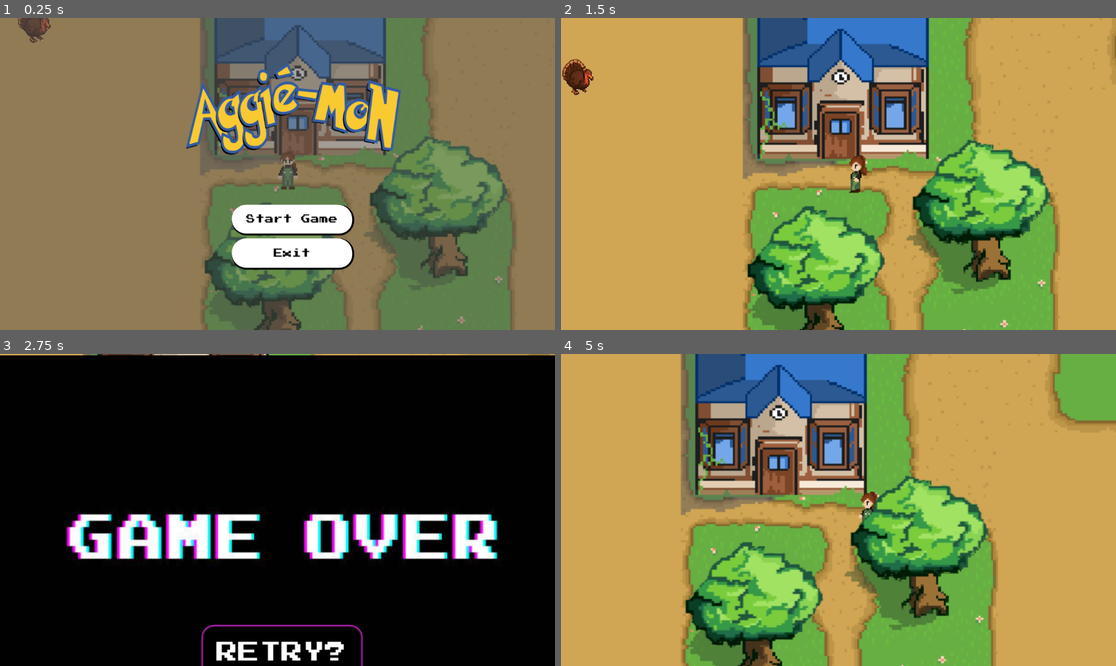
Above: before the commit, frames 1-4 (two rows, left to right).
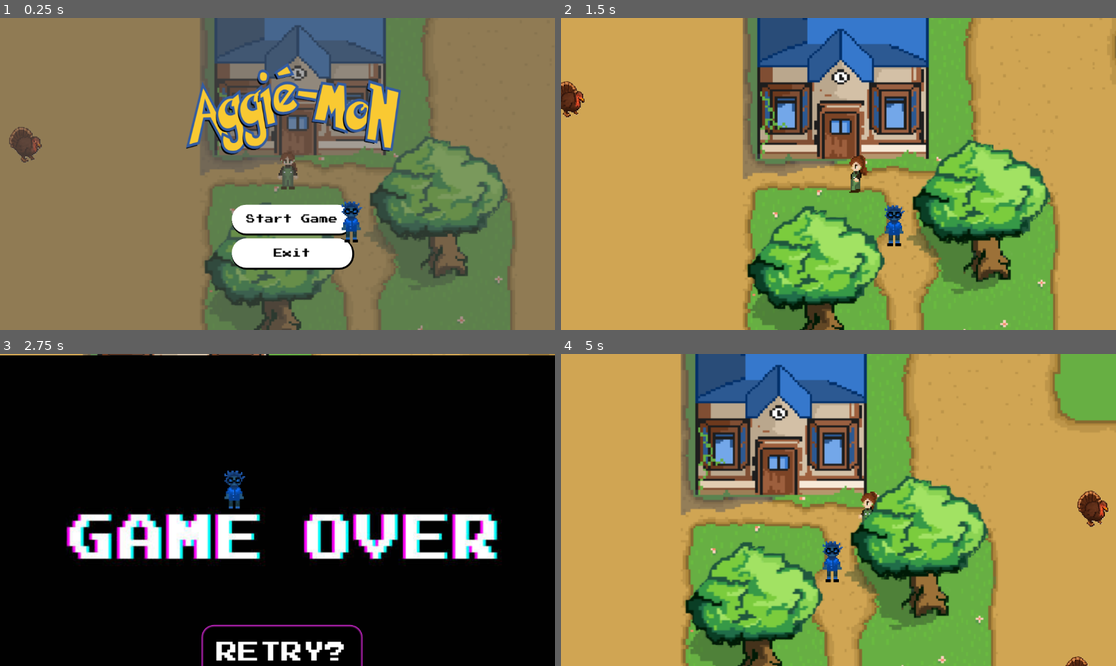
Above: after the commit, the same moments.

Repository: DrewCoding/179-Final-Project
Game: Godot game, scene res://Scenes/new_map_test.tscn
Two runs of this game, one before a commit and one after it. Both use one fixed random seed, a clock stepped at 60 frames per second and the inputs below.
Inputs:
- Up to frame 1 (0.25 s): no input
- Up to frame 2 (1.5 s): click "Start Game" at 0.5 s; hold D (right) from 1.28 s (still down); tap Space (Level Up) at 1.35 s
- Up to frame 3 (2.75 s): tap G (shop) at 1.52, 2.27 s; release D (right) at 2.03 s; hold S (down) from 2.03 s (still down); tap 0 at 2.1 s
- Up to frame 4 (5 s): release S (down) at 2.75 s; click "RETRY?" at 2.75 s; click "Start Game" at 3.5 s; tap Enter at 4.25 s; hold D (right) from 4.28 s (still down); tap Space (Level Up) at 4.35 s

The runs differ from the first frame. In frame 1, 1.0% of the frame differs, in the area x 1-66%, y 0-72%; in frame 2, 1.1%, in the area x 0-62%, y 13-74%; in frame 3, 0.3%; in frame 4, 0.8%.

Commit message:
Places of the turkeys

Diff:
--- a/aggiemon/Scenes/new_map_test.tscn
+++ b/aggiemon/Scenes/new_map_test.tscn
@@ -78,32 +78,32 @@
 [node name="SpawnerContainer" type="Node2D" parent="OverWorld"]
 
 [node name="EnemySpawner" type="Node2D" parent="OverWorld/SpawnerContainer"]
-position = Vector2(1187.7101, 484.91995)
+position = Vector2(-120, 857)
 script = ExtResource("7_fijs6")
 enemy_scene = ExtResource("3_m4a4n")
 
 [node name="EnemySpawner2" type="Node2D" parent="OverWorld/SpawnerContainer"]
-position = Vector2(930.44977, 493.92767)
+position = Vector2(-73, 1058)
 script = ExtResource("7_fijs6")
 enemy_scene = ExtResource("3_m4a4n")
 
 [node name="EnemySpawner3" type="Node2D" parent="OverWorld/SpawnerContainer"]
-position = Vector2(1081.6248, 744.9018)
+position = Vector2(-397, 699)
 script = ExtResource("7_fijs6")
 enemy_scene = ExtResource("3_m4a4n")
 
 [node name="EnemySpawner4" type="Node2D" parent="OverWorld/SpawnerContainer"]
-position = Vector2(-419.489, -423.09747)
+position = Vector2(1013, 600)
 script = ExtResource("7_fijs6")
 enemy_scene = ExtResource("8_3v400")
 
 [node name="EnemySpawner5" type="Node2D" parent="OverWorld/SpawnerContainer"]
-position = Vector2(-89.37622, -420.9539)
+position = Vector2(-307, 97)
 script = ExtResource("7_fijs6")
 enemy_scene = ExtResource("8_3v400")
 
 [node name="EnemySpawner6" type="Node2D" parent="OverWorld/SpawnerContainer"]
-position = Vector2(-288.72998, -198.02063)
+position = Vector2(1040, -6)
 script = ExtResource("7_fijs6")
 enemy_scene = ExtResource("8_3v400")
 
@@ -250,7 +250,7 @@
 narrator_scene = ExtResource("24_651yi")
 
 [node name="Professor" type="Node2D" parent="."]
-position = Vector2(-326, 1117)
+position = Vector2(367, 235)
 script = ExtResource("15_ltqyi")
 narrator_scene = ExtResource("25_651yi")
 
